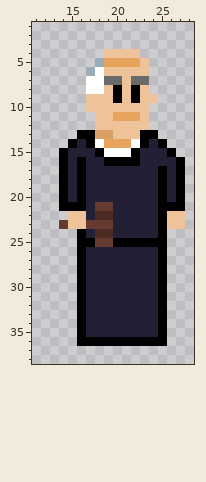
Pixel-art sprite, stored at data/images/entities/judge/run/15.png. The picture above is the old version.
The file is 40x60 pixels. Shown: x 11..28, y 1..38.
Once edited:
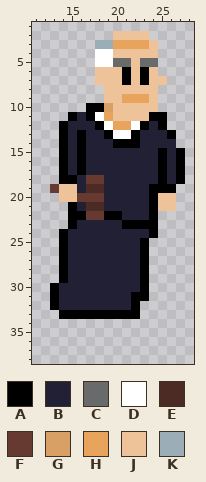
Palette (. is transparent): A #000000  B #222034  C #696a6a  D #ffffff  E #4d2b25  F #663931  G #d9a066  H #e8a35d  J #eec39a  K #9badb7
Edits made:
Changed rows in their new state; - is an unchanged pixel.
first column x 13:
 2 -------JJJJ----
 3 -----KKHHHHJ---
 4 -----DD---JJ---
 5 -----DDCCJCC---
 6 ----.J--A-AJ---
 7 ----.JJJAJAJJ--
 8 ----..-J-J-J---
 9 ----..-JHHH----
10 ----AAG----J---
11 --ABADHJJJ-AA--
12 -ABBBADHHDABA--
13 -AB-BBADDABBBA-
14 -ABABBBAAAB-BB-
15 ---A-BBBBB--ABA
16 ------BBBB--A--
18 --ABFF---------
19 FJJBEE-----A-A.
20 -JJFFF-----AJJ.
21 -.-BEEB----AJJ.
22 --AAFFAA---A...
23 -.ABBBB-AAAA...
24 -ABB-BB----A.--
25 -ABBBBBBBB-..--
26 -ABB------A..--
27 -ABB------A..--
28 -ABB------A..--
29 -ABB------A..--
30 ABBB------A..--
31 ABBB-----AA..--
32 ABBB-----A...--
33 -AA-AAAAAA...--
34 ---..........--
35 ---..........--
36 ---..........--
Pixel boxes of the changes (left, top, right, bottom) in both pictures:
changed: (50, 31, 185, 346)
